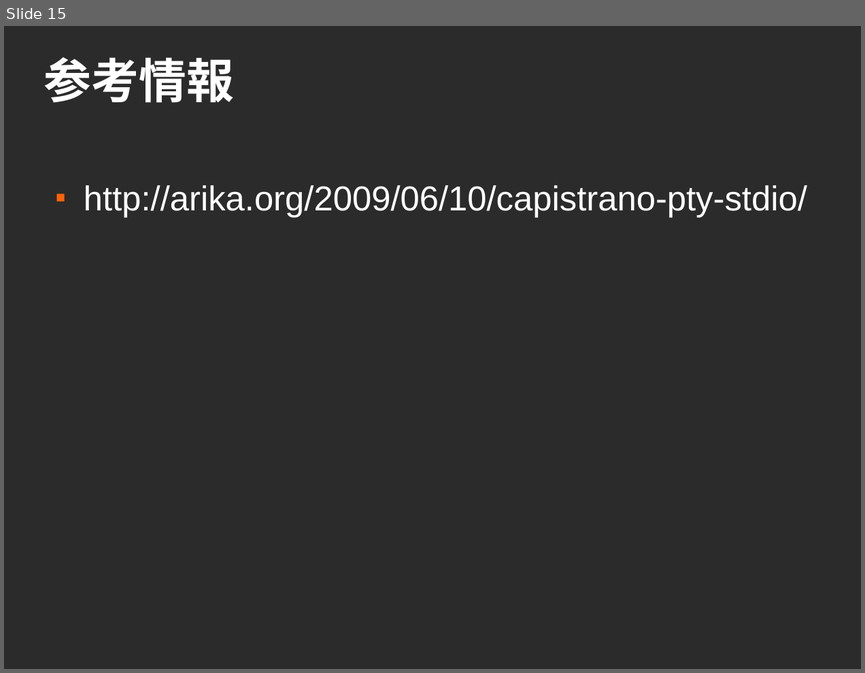
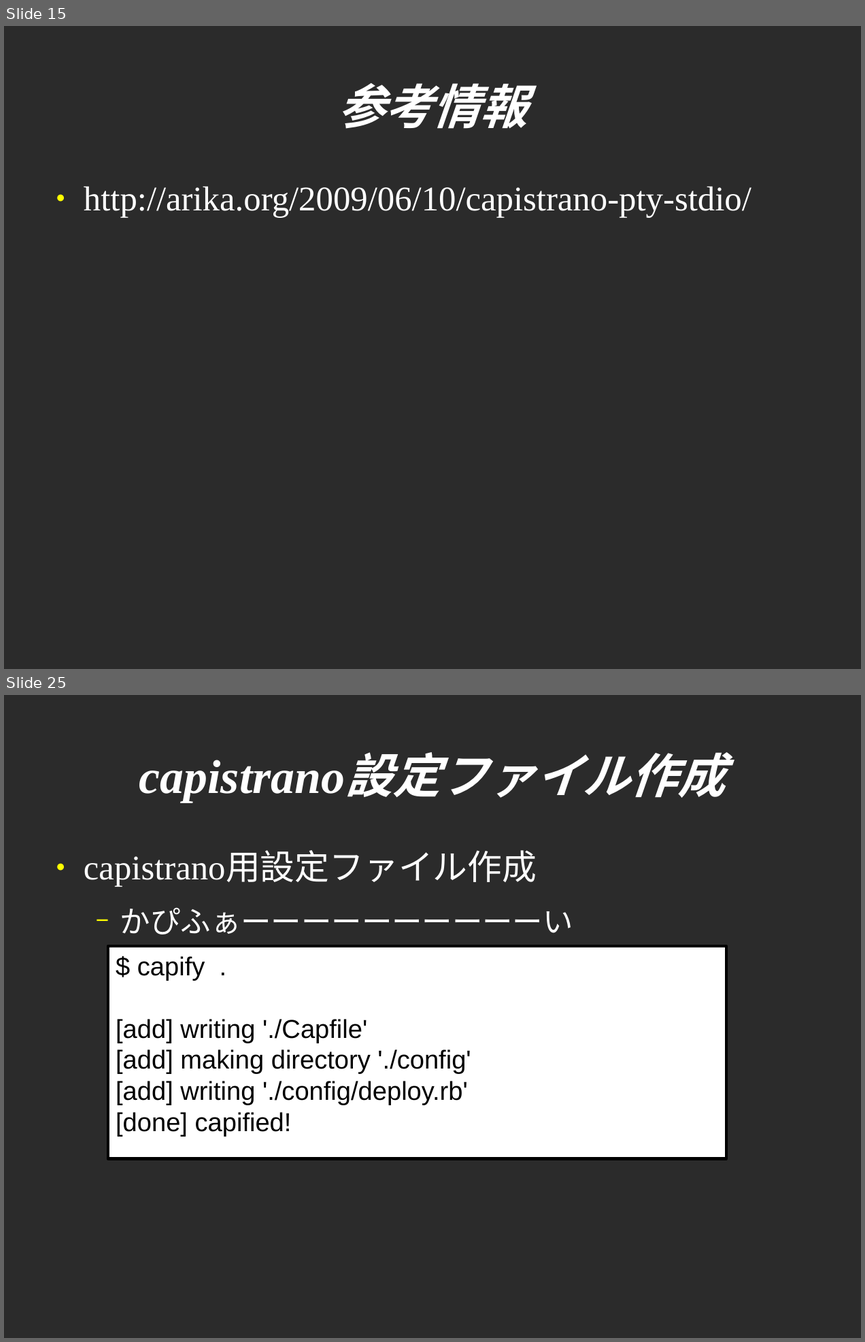
Before and after one commit to sendagayarb/mokmok_2012-05-28, a slide deck: fukajun/capistrano.odp. Shown one above the other, each under a label of ours: slide 15 before the commit, slides 15 and 25 after it; the slides between them are not shown. The pictures are 865x673 and 865x1342 pixels, drawn with LibreOffice and Linux fonts; fonts in the diff are those of the drawing; background and template pictures are left out; a plain dark background stands for a picture behind light text. Boxes give left, top, right and bottom in pixels: in the first picture for what was removed or moved away, otherwise in the second. Text is boxed around its words. In the diff, an @@ line names an element or a change of style, - is before the commit and + after.

```diff
--- a/fukajun/capistrano.odp
+++ b/fukajun/capistrano.odp
@@ slide 25 added at (4,695,861,1338), background picture (left out) @@
@@ title added at (47,721,818,828), 44 pt, text #FFFFFF, bold, italic @@
+capistrano設定ファイル作成
@@ text added at (84,853,573,934), 32 pt, text #FFFFFF @@
+● capistrano用設定ファイル作成
+  − かぴふぁーーーーーーーーーーい
@@ rectangle added at (108,946,726,1158), fill #FFFFFF, outline #000000 2.83 pt, 24 pt, text #000000 @@
+$ capify .
+[add] writing './Capfile'
+[add] making directory './config'
+[add] writing './config/deploy.rb'
+[done] capified!
@@ slide 15 changed as well @@
@@ title "参考情報": place and size @@
-title "参考情報" at (44,57,234,103)
+title "参考情報" at (337,83,527,129)
@@ title "参考情報" at (337,83,527,129): font Arial to Times New Roman, italic on; alignment left to centre @@
@@ text "http://arika.org/2009/06/10/capistrano-pty-stdio/" at (84,186,751,218): font Arial to Times New Roman; bullet ■ to ●; bullet colour #FF6309 to #FFFF00 @@
```
Also in this commit, not shown: 12 other slides changed, 16 other slides added.
